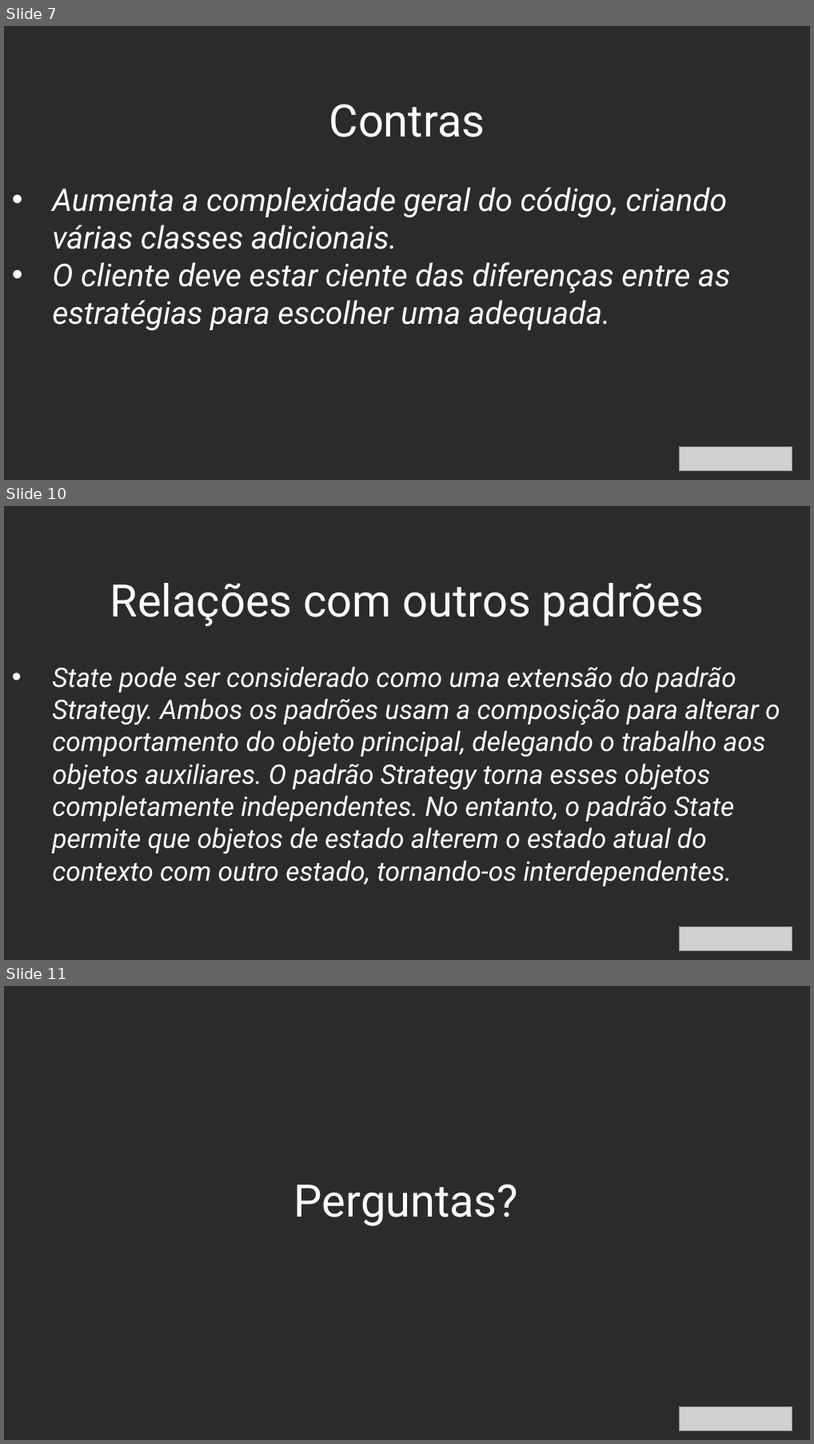
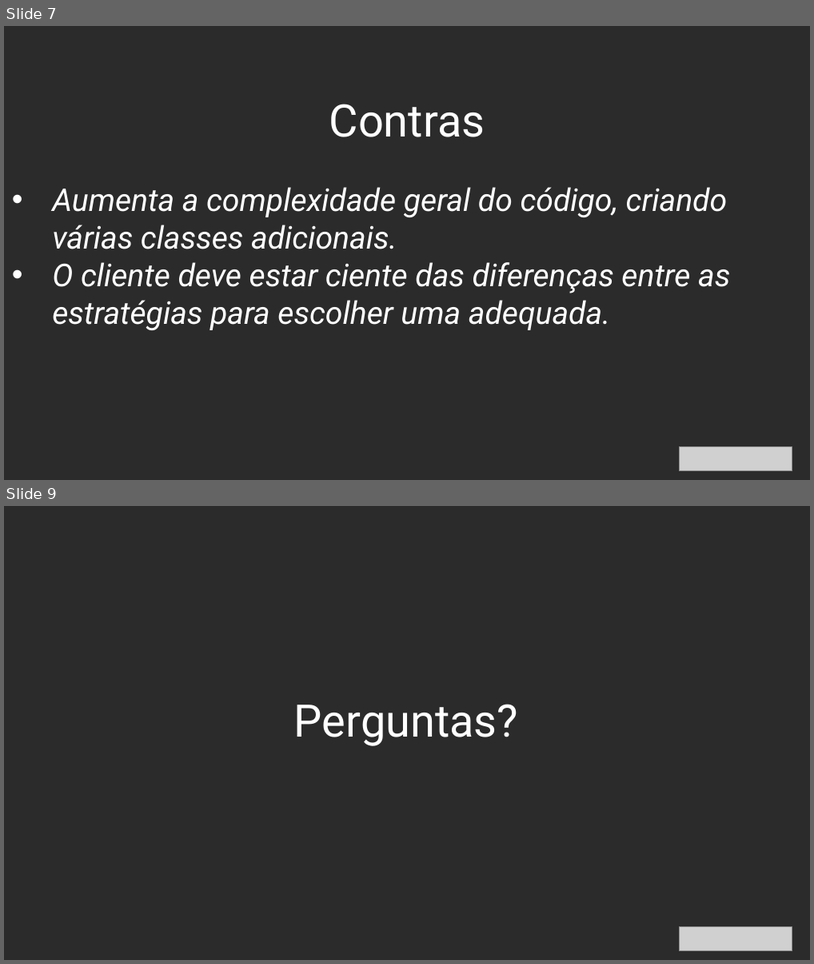
Before and after one commit to pedrosa2008/dp_strategy, a slide deck: dojo_strategy.pptx. Shown one above the other, each under a label of ours: slides 7, 10 and 11 before the commit, slides 7 and 9 after it; the slides between them are not shown. The pictures are 814x1444 and 814x964 pixels, drawn with LibreOffice and Linux fonts; fonts in the diff are those of the drawing; grey boxes stand for pictures; background and template pictures are left out; a plain dark background stands for a picture behind light text. Boxes give left, top, right and bottom in pixels: in the first picture for what was removed or moved away, otherwise in the second. Text is boxed around its words. In the diff, an @@ line names an element or a change of style, - is before the commit and + after.

```diff
--- a/dojo_strategy.pptx
+++ b/dojo_strategy.pptx
@@ slide 10 removed at [4,506,810,960], background picture (left out) @@
@@ text removed at [110,583,704,626] @@
-Relações com outros padrões
@@ text removed at [52,666,781,886] @@
-• State pode ser considerado como uma extensão do padrão Strategy. Ambos os padrões usam a composição para alterar o comportamento do objeto principal, delegando o trabalho aos objetos auxiliares. O padrão Strategy torna esses objetos completamente independentes. No entanto, o padrão State permite que objetos de estado alterem o estado atual do contexto com outro estado, tornando-os interdependentes.
@@ picture removed at [680,927,793,951] @@
@@ what was slide 11 is now slide 9 @@
```
Also in this commit, not shown: 1 slide changed, 1 other slide removed, 1 other file.
